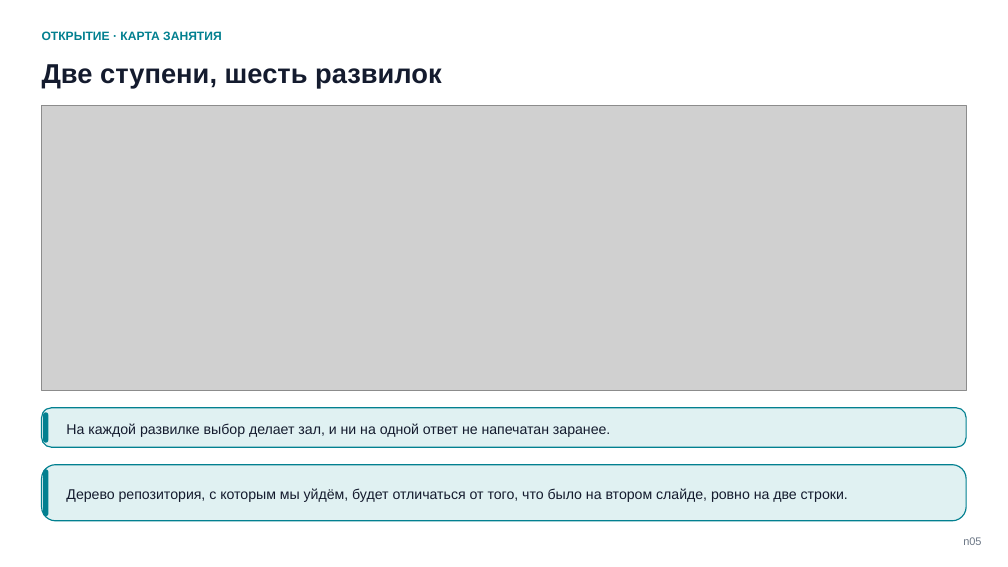
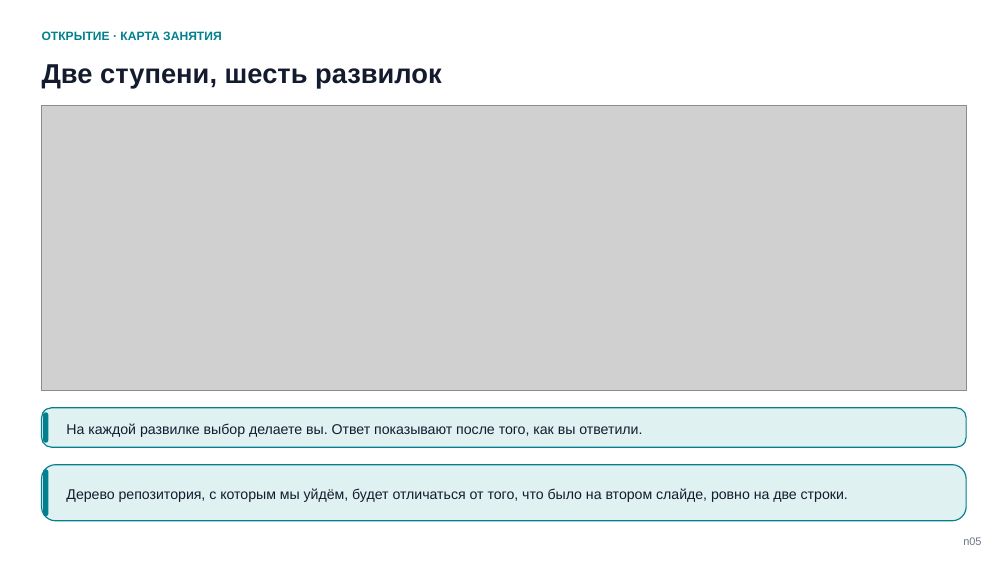
Before and after one commit to tellina-study/AI-usage-lessons, a slide deck: slide 5 of library/seminars/sem-05/rendered/sem-05-n.pptx. Drawn at 1008x567 pixels with LibreOffice and Linux fonts; fonts in the diff are those of the drawing; grey boxes stand for pictures. Boxes give left, top, right and bottom in pixels: in the first picture for what was removed or moved away, otherwise in the second. Text is boxed around its words. In the diff, an @@ line names an element or a change of style, - is before the commit and + after.

Commit message:
Рамка после прожарки: заметки стали произносимой речью, ось «вы ожидали / на деле», ответ первой развилки снят с карты, адрес репозитория появился в деке #211

```diff
--- a/library/seminars/sem-05/rendered/sem-05-n.pptx
+++ b/library/seminars/sem-05/rendered/sem-05-n.pptx
@@ text at (66, 423, 642, 437): text changed @@
-На каждой развилке выбор делает зал, и ни на одной ответ не напечатан заранее.
+На каждой развилке выбор делаете вы. Ответ показывают после того, как вы ответили.
```
Also in this commit, not shown: 5 other slides changed, 13 other files.
